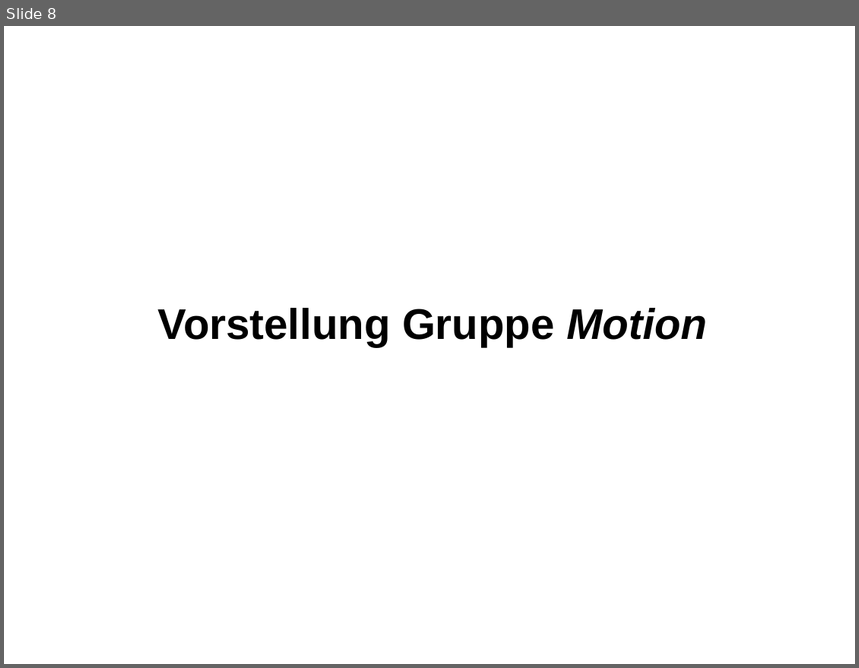
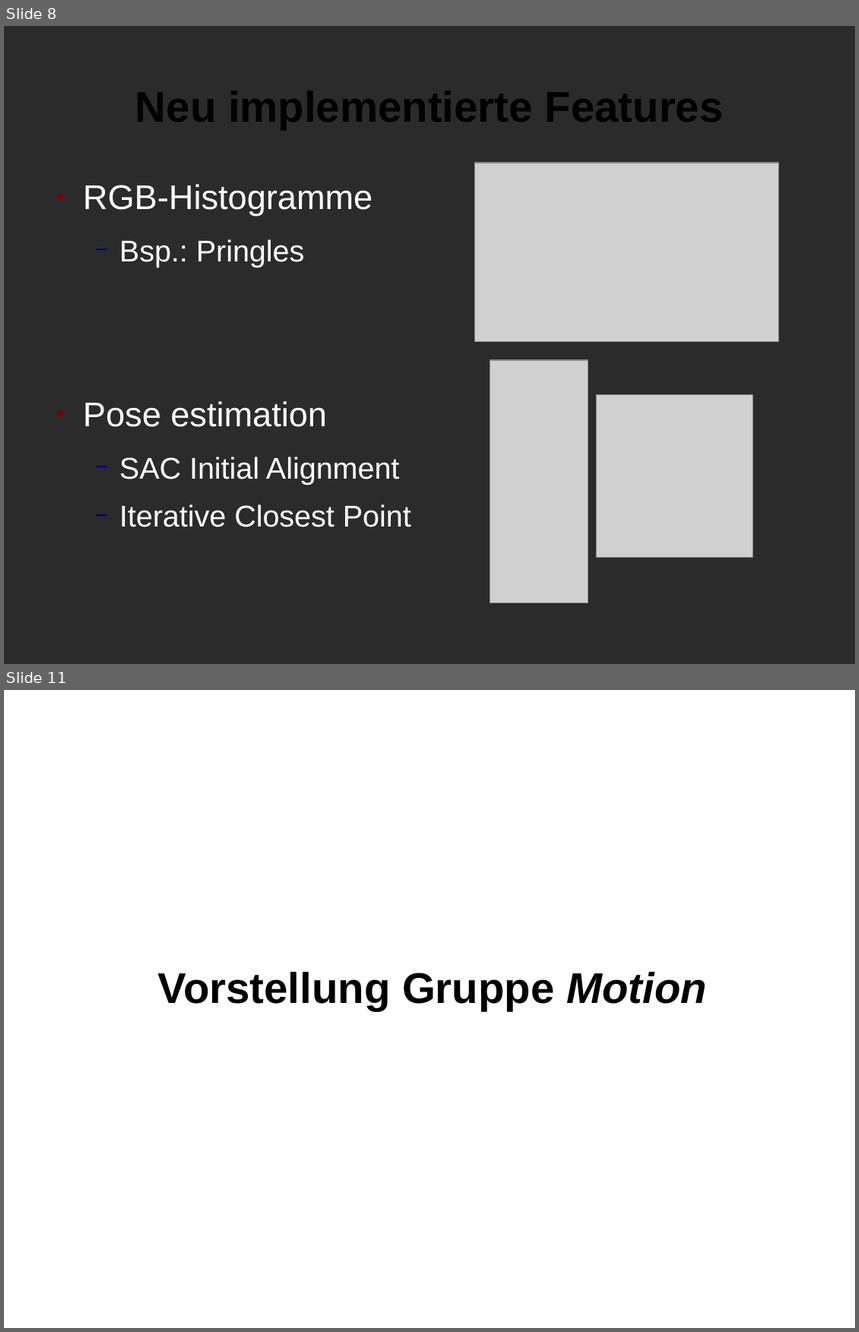
Before and after one commit to K8lcx63/suturo, a slide deck: demo_meilenstein_2/Präsentation.odp. Shown one above the other, each under a label of ours: slide 8 before the commit, slides 8 and 11 after it; the slides between them are not shown. The pictures are 859x668 and 859x1332 pixels, drawn with LibreOffice and Linux fonts; fonts in the diff are those of the drawing; grey boxes stand for pictures; background and template pictures are left out; a plain dark background stands for a picture behind light text. Boxes give left, top, right and bottom in pixels: in the first picture for what was removed or moved away, otherwise in the second. Text is boxed around its words. In the diff, an @@ line names an element or a change of style, - is before the commit and + after.

```diff
--- a/demo_meilenstein_2/Präsentation.odp
+++ b/demo_meilenstein_2/Präsentation.odp
@@ slide 8 added at [4,26,855,664], background picture (left out) @@
@@ title added at [135,91,724,129], 40 pt, text #000000, bold @@
+Neu implementierte Features
@@ text added at [83,184,411,528], 28 pt, text #FFFFFF @@
+● RGB-Histogramme
+  − Bsp.: Pringles
+● Pose estimation
+  − SAC Initial Alignment
+  − Iterative Closest Point
@@ picture added at [475,163,779,341] @@
@@ picture added at [490,360,588,604] @@
@@ picture added at [598,395,753,558] @@
@@ what was slide 8 is now slide 11 @@
```
Also in this commit, not shown: 2 slides changed, 2 other slides added, 5 other files.
